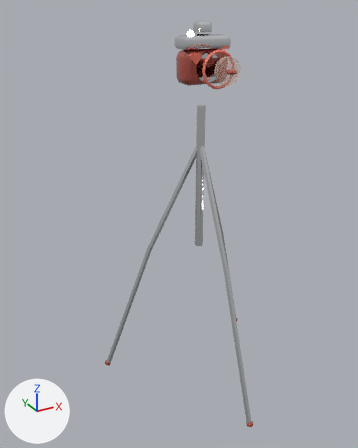
Before and after pictures for a commit that changed the glTF model public/assets/interiors/estudio/camera_tripod_pro.glb.
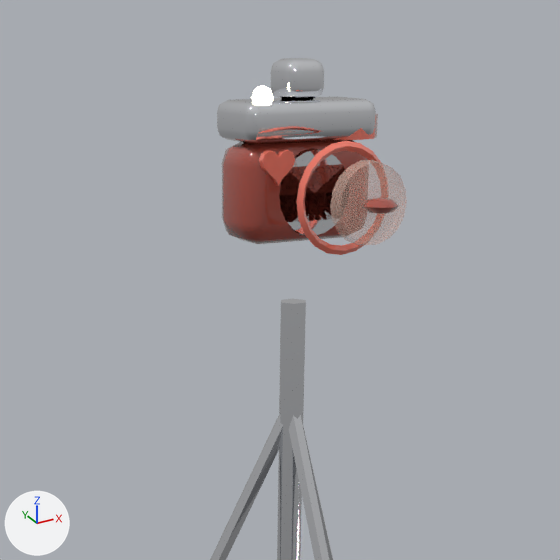
The first picture shows the older version from a camera (50 mm lens) standing at (-1.05, -1.725, 1.665) and looking at (-0.122, -0.037, 0.822). The close-ups show the older and then the newer version on the part from 28% to 82% of the width and 0% to 44% of the height of that picture. Only the edits that show in the close-ups are written down. The lights are fixed; the arrows at lower left show +X, +Y and +Z.

In view in the first close-up: 'camera_tripod_pro'.
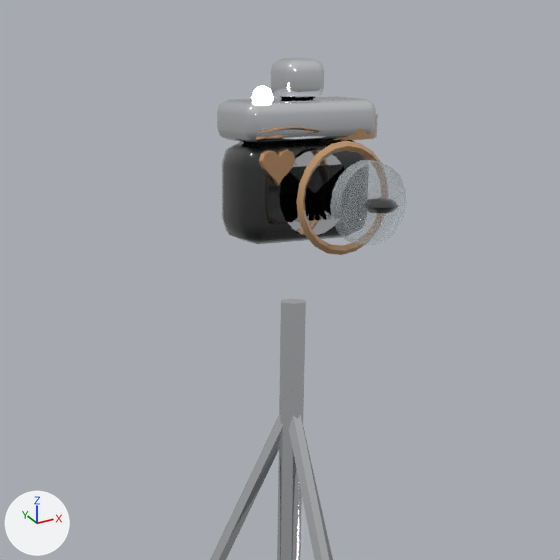
What the commit changed:
Material 'deep.004' (mat_deep_004) changes colour from red #a8483a to black #1e1f21; in linear values from (0.392, 0.0648, 0.0423) to (0.013, 0.0137, 0.0152).
Material 'accent2.004' (mat_accent2_004) changes colour from red #ff7f6b to orange #c79a6b; in linear values from (1.0, 0.212, 0.147) to (0.571, 0.323, 0.147).

Changed parts and their boxes (x1, y1, x2, y2) in the close-ups (560 x 560 px):
'camera_tripod_pro', recoloured: (222, 87, 407, 255) in both
